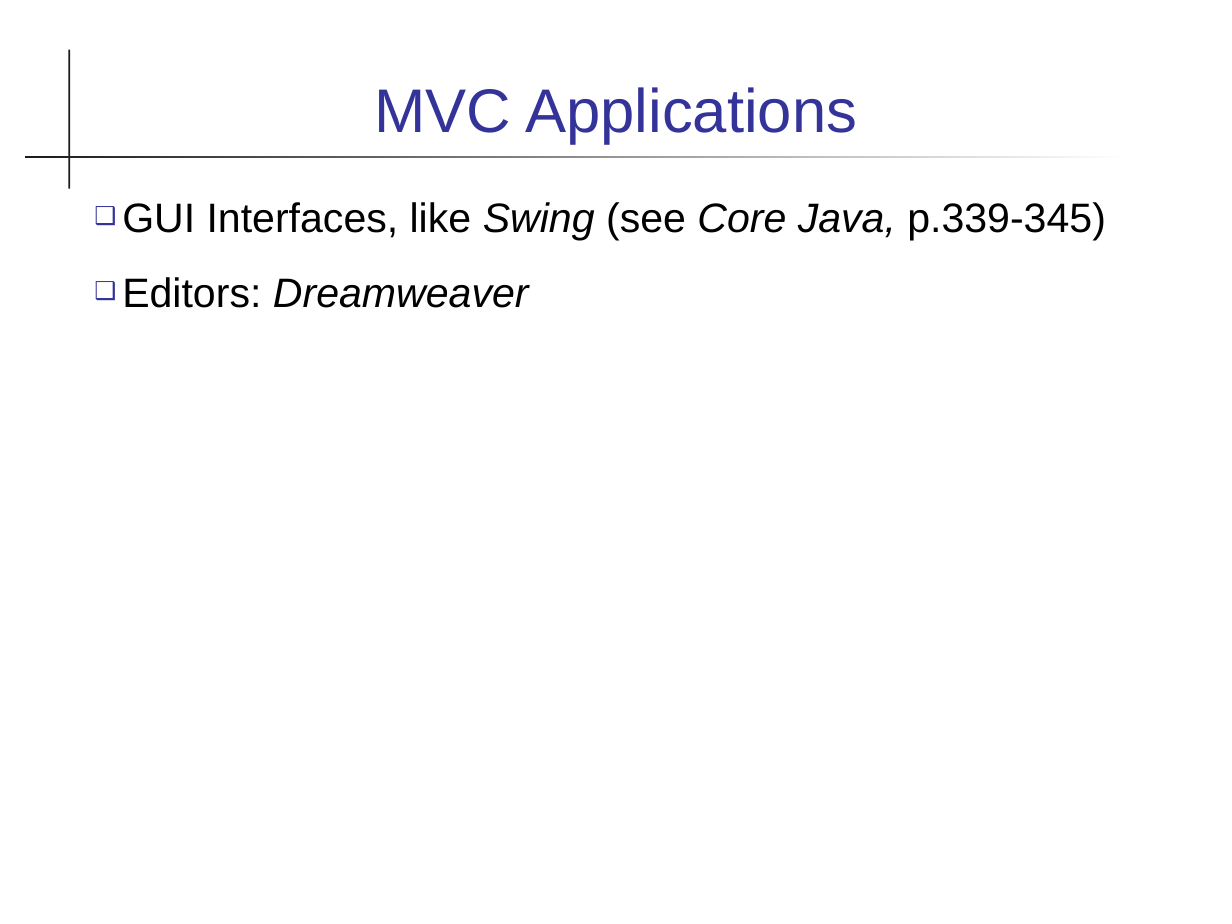
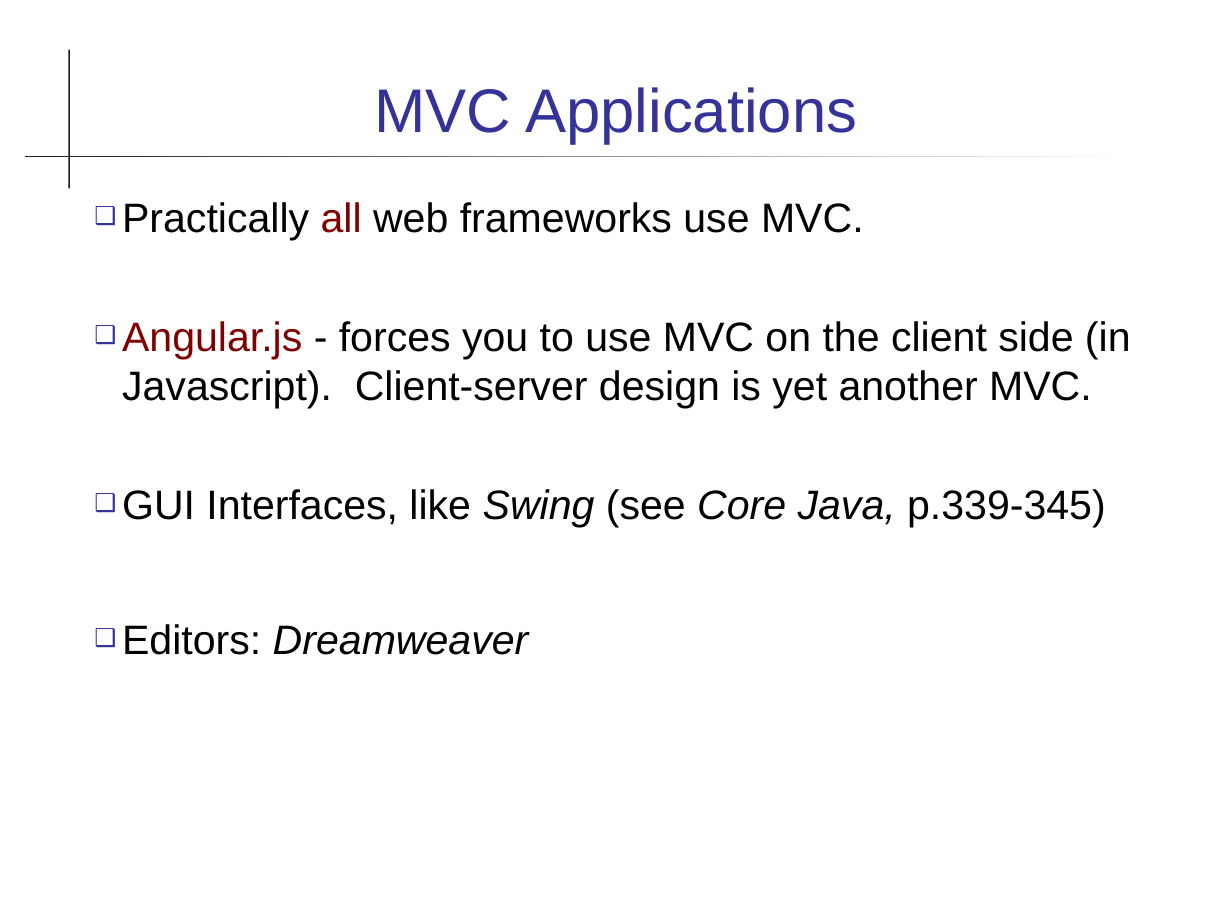
Before and after one commit to skeoop/skeoop.github.io, a slide deck: slide 2 of patterns/MVC Pattern.ppt (slide 20 before the commit). Drawn at 1232x924 pixels with LibreOffice and Linux fonts; fonts in the diff are those of the drawing. Boxes give left, top, right and bottom in pixels: in the first picture for what was removed or moved away, otherwise in the second. Text is boxed around its words. In the diff, an @@ line names an element or a change of style, - is before the commit and + after.

```diff
--- a/patterns/MVC Pattern.ppt
+++ b/patterns/MVC Pattern.ppt
@@ text at [122,202,1131,408]: paragraphs added @@
+❑ Practically all web frameworks use MVC.
+❑ Angular.js - forces you to use MVC on the client side (in Javascript). Client-server design is yet another MVC.
@@ text at [122,489,1106,655]: indent changed @@
```
Also in this commit, not shown: 1 other slide changed, 18 slides removed, 36 other files.
